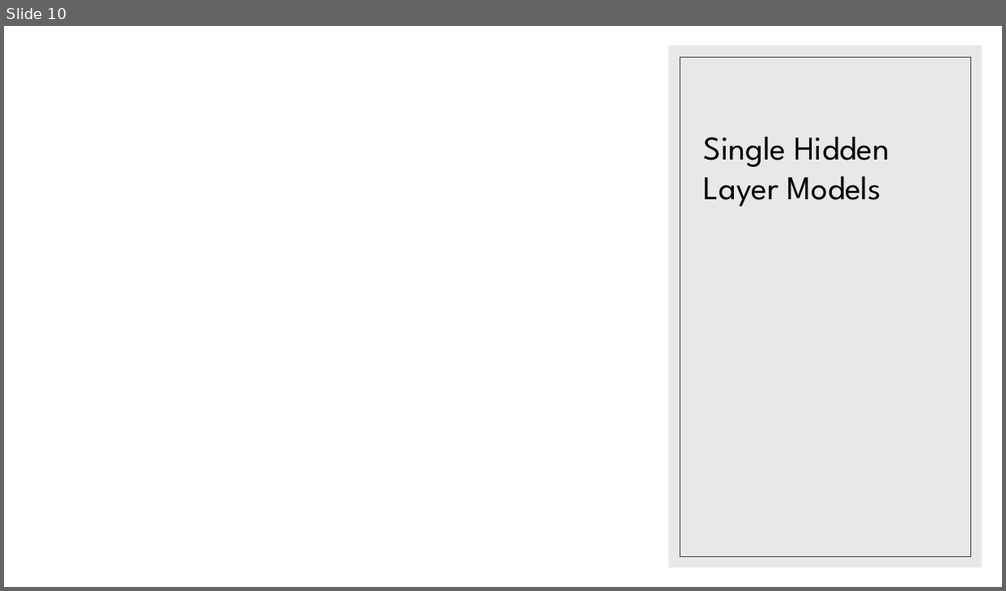
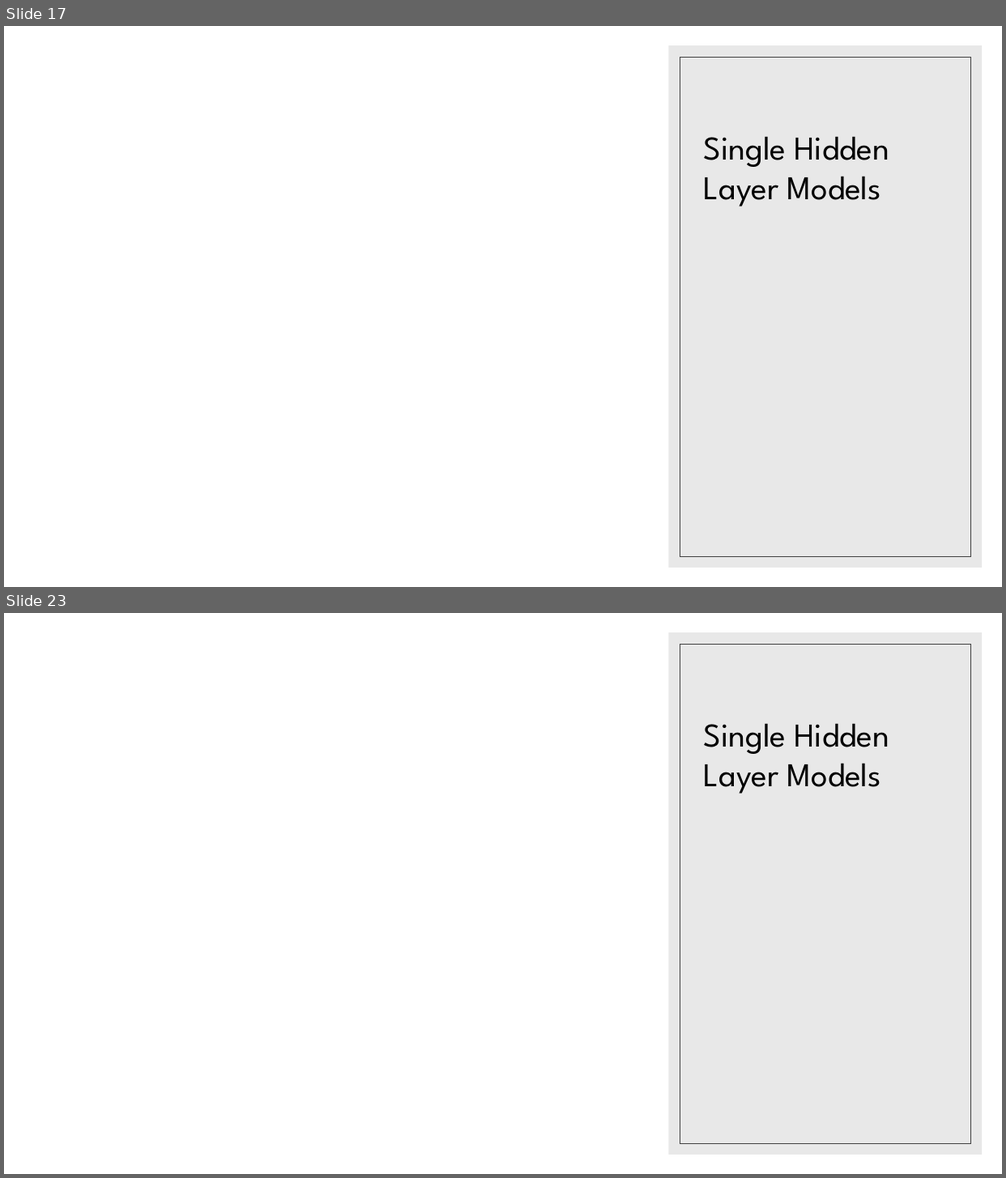
Before and after one commit to landonbuell/Convolutional-Neural-Networks, a slide deck: Presentations/14_04_2020/Modeling Attack Functions.pptx. Shown one above the other, each under a label of ours: slide 10 before the commit, slides 17 and 23 after it; the slides between them are not shown. The pictures are 1006x591 and 1006x1178 pixels, drawn with LibreOffice and Linux fonts; fonts in the diff are those of the drawing; grey boxes stand for pictures. Boxes give left, top, right and bottom in pixels: in the first picture for what was removed or moved away, otherwise in the second. Text is boxed around its words. In the diff, an @@ line names an element or a change of style, - is before the commit and + after.

```diff
--- a/Presentations/14_04_2020/Modeling Attack Functions.pptx
+++ b/Presentations/14_04_2020/Modeling Attack Functions.pptx
@@ slide 23 added at [4,613,1002,1174], background #FFFFFF; not listed: 2 template elements that a slide beside it also shows @@
@@ title added at [704,723,890,794], 32 pt, text #000000 @@
+Single Hidden Layer Models
@@ what was slide 10 is now slide 17 @@
```
Also in this commit, not shown: 12 other slides added, 2 other files.
